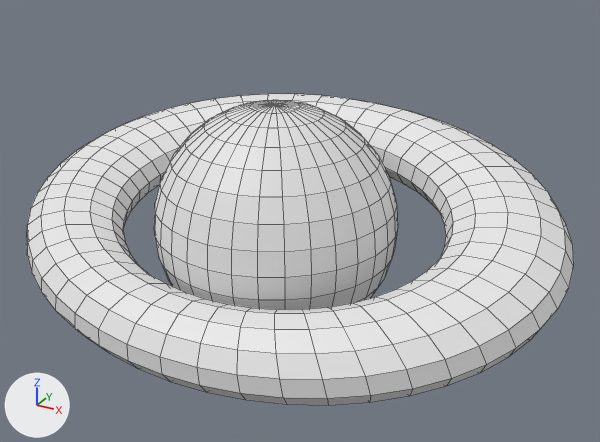
Before and after pictures for a commit that changed the FBX model Assets/Resurces/Models/Materials/SkinMash/Planet.fbx.
One viewpoint serves both versions: a 50 mm camera at (3.21, -5.43, 2.77) aimed at (0.17, 0.1, 0.01). Every picture has the same lights, and +X, +Y and +Z are marked at lower left. Mesh edges are drawn as thin lines. Where no turn or scale is listed for an object, it has been applied to the vertices.

Script lines for the objects in view, before the commit:
```python
me_planetmesh = bpy.data.meshes.new('PlanetMesh')
me_planetmesh.from_pydata(...)  # 1058 vertices, 1088 faces; spans x -2.38..2.38, y -1.6..1.6, z -1.0..1.0
ob_planet = bpy.data.objects.new('Planet', me_planetmesh)
ob_planet.location = (0.0, 0.0, 0.0)
```
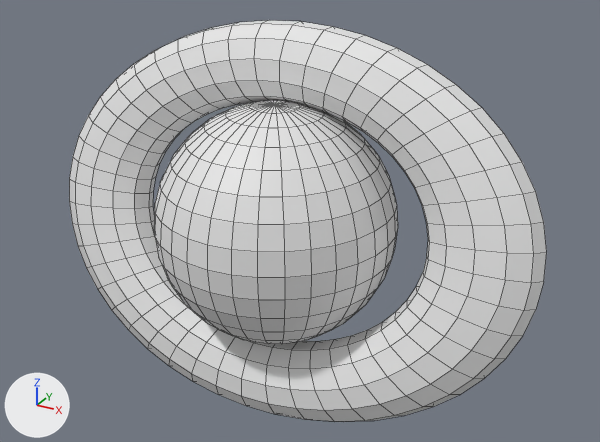
Where the newer file only moved an object's origin or applied its transform, the numbers keep the older frame.

Pixel boxes [x1, y1, x2, y2] of what changed, in the pictures (600 x 442 px):
'Planet', reshaped (13% narrower, 29% taller)
    before: [27, 94, 574, 405]
    after: [69, 20, 547, 422]

Diff of the bpy script that builds the scene:
```diff
--- a/Assets/Resurces/Models/Materials/SkinMash/Planet.fbx.py
+++ b/Assets/Resurces/Models/Materials/SkinMash/Planet.fbx.py
@@ me_planetmesh @@
 me_planetmesh.from_pydata(...)  # 1058 vertices, 1088 faces; spans x -2.38..2.38, y -1.6..1.6, z -1.0..1.0
 # used by ob_planet; location = (0.0, 0.0, 0.0)
+# me_planetmesh part 1: the loose piece of 576 vertices spanning x -2.38..2.38, y -1.6..1.6, z -0.72..0.72 is multiplied about its middle by the matrix ((0.926, 0.0, 0.0), (0.0, 0.542, -0.807), (0.0, 0.798, 0.541))
```
